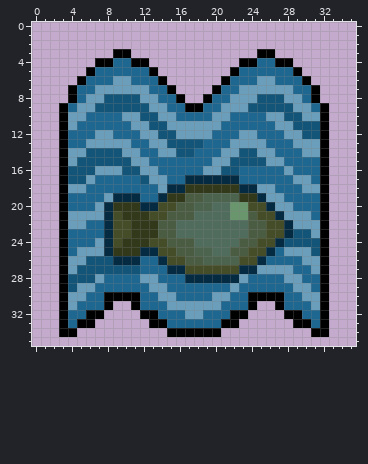
Two states of a pixel-art sprite, assets/minecraft/textures/mob_effect/water_breathing.png. Above, as it was before the edit.
The file is 36x36 pixels.
The same view after the edit:
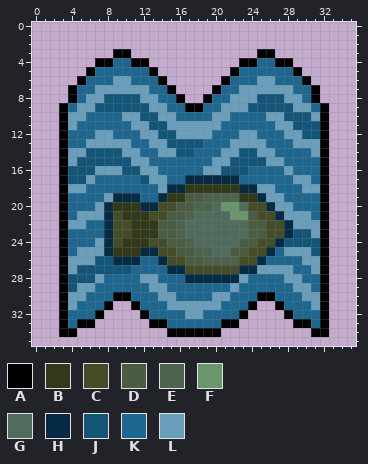
Palette (. is transparent): A #000000  B #32391a  C #444d27  D #4a5d43  E #4c644e  F #69966d  G #506c5c  H #042b42  J #135479  K #1d6790  L #6a9ebb
Edits made:
{"y":10,"x":30,"old":"L","new":"J"}
{"y":14,"x":30,"old":"L","new":"K"}
{"y":16,"x":23,"old":"K","new":"J"}
{"y":20,"x":21,"old":"G","new":"F"}
{"y":20,"x":23,"old":"F","new":"G"}
{"y":21,"x":4,"old":"L","new":"K"}
{"y":21,"x":17,"old":"D","new":"E"}
{"y":22,"x":16,"old":"G","new":"E"}
{"y":23,"x":16,"old":"G","new":"E"}
{"y":24,"x":17,"old":"D","new":"E"}
{"y":26,"x":6,"old":"J","new":"L"}
{"y":27,"x":11,"old":"J","new":"K"}
{"y":30,"x":8,"old":"A","new":"K"}
{"y":30,"x":11,"old":"A","new":"K"}
{"y":30,"x":24,"old":"A","new":"K"}
{"y":30,"x":27,"old":"A","new":"K"}
{"y":32,"x":6,"old":"A","new":"K"}
{"y":32,"x":13,"old":"A","new":"K"}
{"y":32,"x":22,"old":"A","new":"K"}
{"y":32,"x":29,"old":"A","new":"K"}
{"label":"changed","picture_box":[302,112,311,157]}
{"label":"changed","picture_box":[221,166,248,211]}
{"label":"changed","picture_box":[68,211,158,319]}
{"label":"changed","picture_box":[176,211,194,247]}
{"label":"changed","picture_box":[230,292,302,319]}
